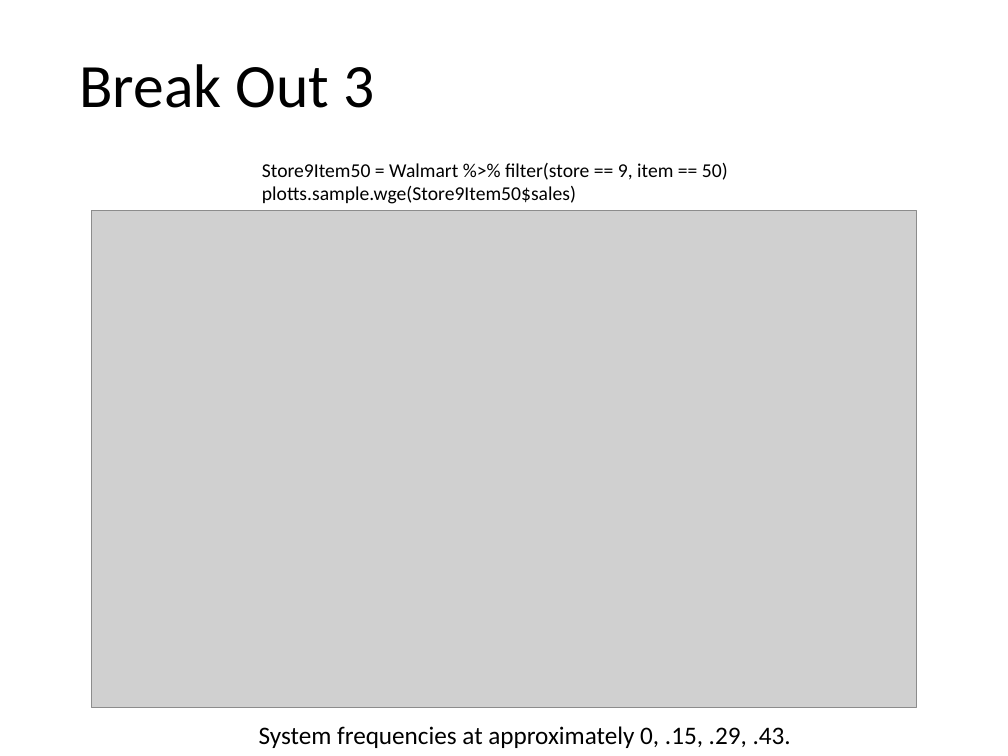
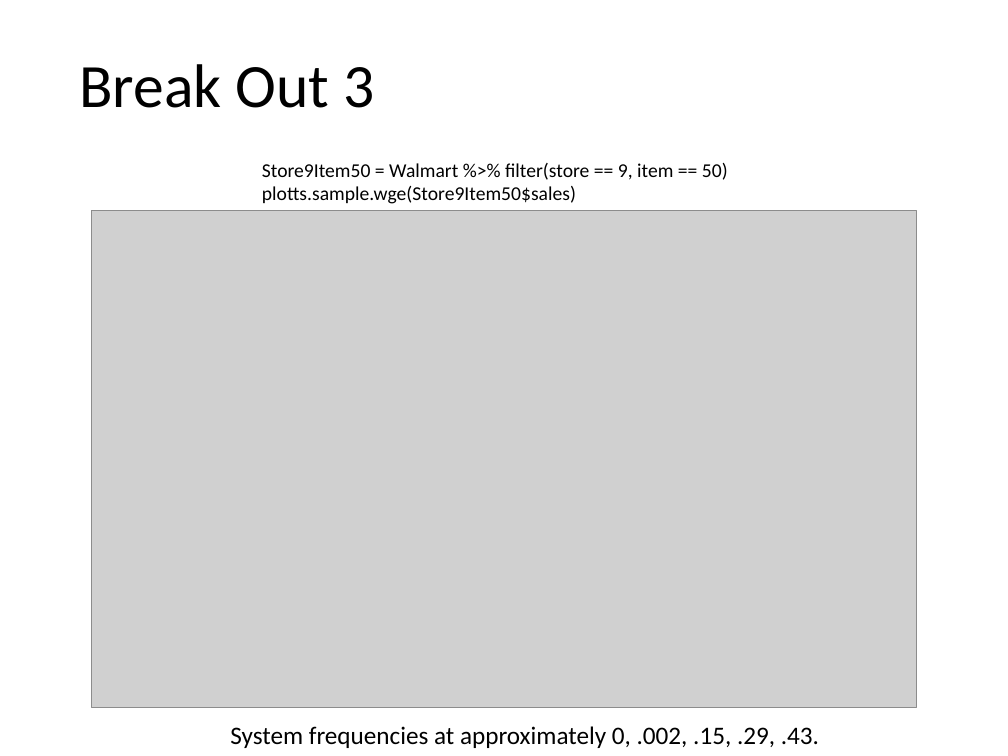
Before and after one commit to BivinSadler/MSDS-6373-Time-Series, a slide deck: slide 5 of Unit 4/Live Session Unit 4 and BO.pptx. Drawn at 1008x756 pixels with LibreOffice and Linux fonts; fonts in the diff are those of the drawing; grey boxes stand for pictures. Boxes give left, top, right and bottom in pixels: in the first picture for what was removed or moved away, otherwise in the second. Text is boxed around its words. In the diff, an @@ line names an element or a change of style, - is before the commit and + after.

```diff
--- a/Unit 4/Live Session Unit 4 and BO.pptx
+++ b/Unit 4/Live Session Unit 4 and BO.pptx
@@ text at (230,726,819,748): text changed @@
-System frequencies at approximately 0, .15, .29, .43.
+System frequencies at approximately 0, .002, .15, .29, .43.
```
Also in this commit, not shown: 1 other slide changed.
